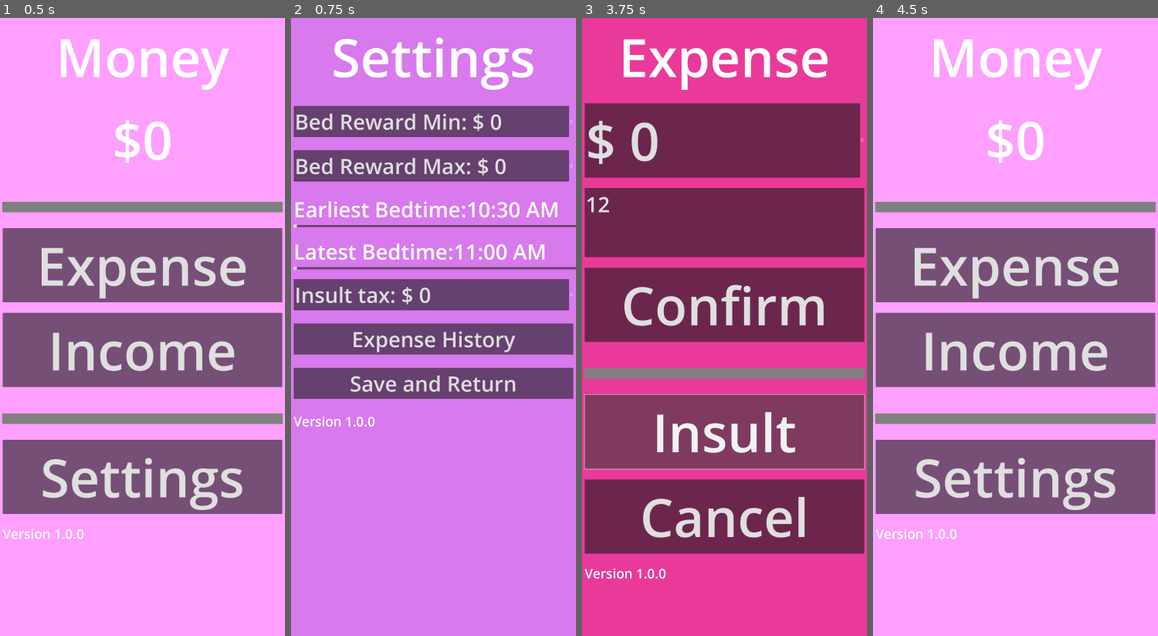
Above: before the commit, frames 1-4 (left to right).
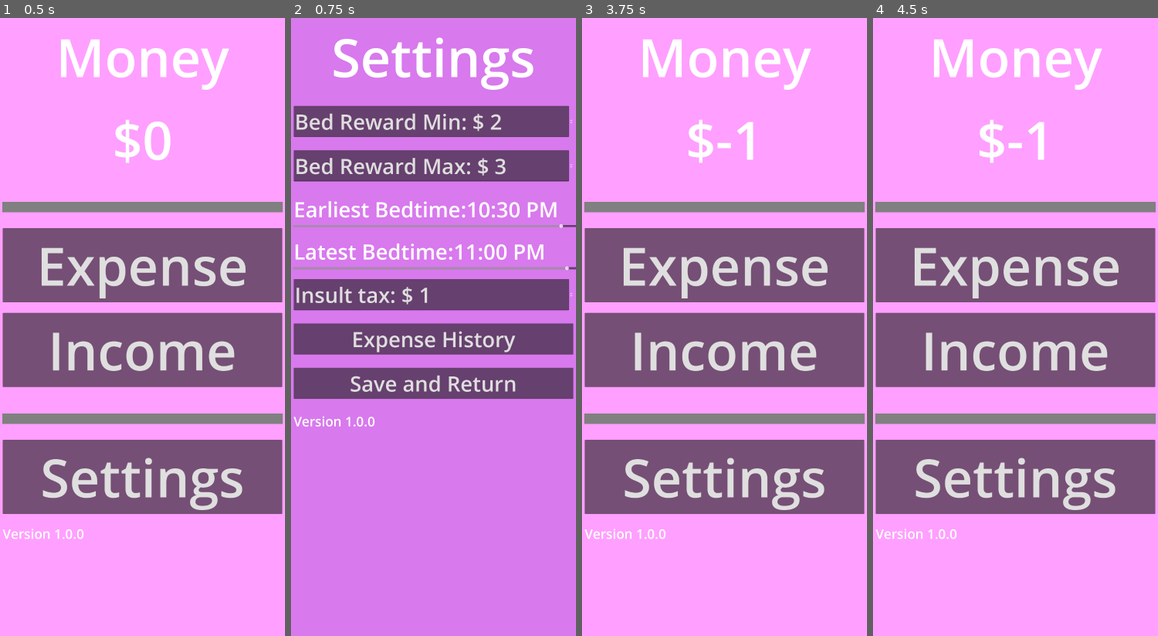
Above: after the commit, the same moments.

Repository: Charlie-Quin/Dani-s-sleep-tracker
Game: Godot game, scene res://pages/main_menu.tscn
Same seed, same stepped clock (60 frames per second), same inputs: the game is played once before the commit and once after it.
Inputs (mouse positions are in pixels of both pictures, inside the frame that each line leads up to):
- Up to frame 1 (0.5 s): no input
- Up to frame 2 (0.75 s): click "Settings" at 0.5 s
- Up to frame 3 (3.75 s): click "Save and Return" at 1.25 s; click "Expense" at 2 s; click (724, 221) at 2.77 s; type "12" at 2.85 s; click "Insult" at 3.5 s
- Up to frame 4 (4.5 s): click (1015, 302) at 4.25 s, where only the run before the commit has a clickable "Confirm"

Frame 1 is identical in both runs. In frame 2, 1.3% of the frame differs, in the area x 0-98%, y 15-47%; in frame 3, 96%, in the area x 0-100%, y 0-100%; in frame 4, 0.7%.

Commit message:
bedtime calculator

Diff:
--- a/Scripts/MoneyManager.gd
+++ b/Scripts/MoneyManager.gd
@@ -88,10 +88,10 @@
 
 		entries.append(new_object)
 
-		print("save position",save.get_position())
+		#print("save position",save.get_position())
 
 
-	print(entries.size())
+	#print(entries.size())
 	if entries.size() > 0:
 		return entries
 	else:
--- a/Scripts/expense_income_page.gd
+++ b/Scripts/expense_income_page.gd
@@ -5,8 +5,12 @@
 func _ready():
 	%title.text = "Income" if Globals.isIncome else "Expense"
 	%background.color = Color("7dd4fe") if Globals.isIncome else Color("e93a9a")
+
+
 	pass # Replace with function body.
 
+func _process(delta):
+	%insultBedtimeButton.text = "Bedtime (" + str( calculateBedtimeReward()) + ")"  if Globals.isIncome else "Insult"
 
 
 var mainMenuPath = "res://pages/main_menu.tscn"
@@ -19,3 +23,68 @@
 func _on_cancel_pressed():
 	get_tree().change_scene_to_file(mainMenuPath)
 	pass # Replace with function body.
+
+
+func _on_insult_bedtime_button_pressed():
+
+	if Globals.isIncome:
+		bedTimeButton()
+	else:
+		insultButton()
+
+	pass # Replace with function body.
+
+func insultButton():
+	MoneyManager.makeNewEntry(
+		-SettingsFile.insultTax,
+		"Insult button was pressed.")
+	get_tree().change_scene_to_file(mainMenuPath)
+	pass
+
+func bedTimeButton():
+
+
+	MoneyManager.makeNewEntry(
+		calculateBedtimeReward(),
+		"Bedtime at: " + Time.get_time_string_from_system())
+	get_tree().change_scene_to_file(mainMenuPath)
+
+	pass
+
+func calculateBedtimeReward():
+
+	var cost = 0;
+
+	var currentTimeDict = Time.get_time_dict_from_system()
+
+	var currentTime = currentTimeDict["hour"]
+	currentTime += currentTimeDict["minute"] * 0.01 * 10.0/6.0
+
+	#now we have to deal with if the current time is past midnight but the end bedtime is before midnight
+	if currentTime < SettingsFile.earliestBedTime - 12:
+		currentTime += 24
+
+	print("currenttime: ", currentTime,
+	" ",
+	SettingsFile.earliestBedTime,
+	" ",
+	SettingsFile.latestBedTime
+	)
+
+	var reward = map(
+	currentTime,
+	SettingsFile.minimumBedtimeAward, #output start
+	SettingsFile.maximumBedtimeAward,
+	SettingsFile.latestBedTime, #input start
+	SettingsFile.earliestBedTime
+	)
+
+	reward = clamp(reward,0,SettingsFile.maximumBedtimeAward)
+
+	return snapped(reward,0.01)
+
+
+
+
+func map(input,output_start,output_end,input_start,input_end):
+	return output_start + ((output_end - output_start) / (input_end - input_start)) * (input - input_start)
--- a/Scripts/history.gd
+++ b/Scripts/history.gd
@@ -12,7 +12,7 @@
 	entryList = MoneyManager.getAllEntries()
 	entryList.reverse()
 
-	print(entryList)
+	#print(entryList)
 
 	updateButtonStates()
 	updateList()
@@ -32,14 +32,14 @@
 	for i in maxItemsToDisplay:
 
 		if entryList.size() <= i + sectionOfList:
-			print("finished iterating")
+			#print("finished iterating")
 			return
 
 
 		var historyEntry = load(pathToHistoryEntry).instantiate()
 		var entry : HistoryEntry = entryList[sectionOfList + i]
 
-		historyEntry.text = "Change: " + str(entry.change) + " Balance: " + str(entry.balance) + "\nDate: " + str(entry.dateTime) + "\nReason: " + str(entry.reason)
+		historyEntry.text = "Change: " + str(snapped(entry.change,0.01)) + " Balance: " + str(snapped(entry.balance,0.01)) + "\nDate: " + str(entry.dateTime) + "\nReason: " + str(entry.reason)
 
 		%ListContainer.add_child(historyEntry)
 
@@ -51,8 +51,8 @@
 	%prevButton.disabled = true if sectionOfList <= 0 else false
 	%nextButton.disabled = true if  entryList.size() <= sectionOfList + maxItemsToDisplay else false
 
-	var currentPage = floor(sectionOfList/entryList.size()) + 1
-	var totalPages = max(1, ceil(entryList.size()/maxItemsToDisplay))
+	var currentPage = floor(sectionOfList/maxItemsToDisplay) + 1
+	var totalPages = ceil(entryList.size()/maxItemsToDisplay) + 1
 
 	%pageLabel.text = "Page: " + str(currentPage) + "/" +  str(totalPages) + " (" + str(entryList.size()) + ")"
 
--- a/Scripts/main_menu.gd
+++ b/Scripts/main_menu.gd
@@ -3,7 +3,7 @@
 
 # Called when the node enters the scene tree for the first time.
 func _ready():
-	%expense.text = "$" + str(MoneyManager.getCurrentBalance())
+	%expense.text = "$" + str(snapped(MoneyManager.getCurrentBalance(),0.01))
 	pass # Replace with function body.
 
 
--- a/Scripts/settings.gd
+++ b/Scripts/settings.gd
@@ -3,6 +3,15 @@
 
 # Called when the node enters the scene tree for the first time.
 func _ready():
+	%BedtimeRewardMin.value = SettingsFile.minimumBedtimeAward
+	%BedtimeRewardMax.value = SettingsFile.maximumBedtimeAward
+
+	%earliestbedtimeHSlider.value = SettingsFile.earliestBedTime
+
+	%latestbedtimeHSlider.value = SettingsFile.latestBedTime
+
+	%insultTax.value = SettingsFile.insultTax
+
 	pass # Replace with function body.
 
 
@@ -18,22 +27,24 @@
 	pass # Replace with function body.
 
 
-func _on_bedtime_reward_min_value_changed(value):
-	SettingsFile.maximumBedtimeAward = value
-	SettingsFile.save()
-	pass # Replace with function body.
 
+#Sliders
 
 func _on_earliestbedtime_h_slider_value_changed(value):
 	SettingsFile.earliestBedTime = value
 	SettingsFile.save()
+
+	%EarliestBedtime.text = "Earliest Bedtime: " + militaryTimeToNormalTime(value)
 	pass # Replace with function body.
 
 
 func _on_latestbedtime_h_slider_value_changed(value):
 	SettingsFile.latestBedTime = value
 	SettingsFile.save()
+
+	%LastestBedtime.text = "Latest Bedtime: " + militaryTimeToNormalTime(value)
 	pass # Replace with function body.
+
 
 
 func _on_insult_tax_value_changed(value):
@@ -41,8 +52,46 @@
 	SettingsFile.save()
 	pass # Replace with function body.
 
+#reward min and max
 
 func _on_bedtime_reward_max_value_changed(value):
 	SettingsFile.maximumBedtimeAward = value
 	SettingsFile.save()
 	pass # Replace with function body.
+
+func _on_bedtime_reward_min_value_changed(value):
+	SettingsFile.minimumBedtimeAward = value
+	SettingsFile.save()
+	pass # Replace with function body.
+
+"""
+takes a military time number (with minutes out of 100)
+into normal people time
+"""
+func militaryTimeToNormalTime(militaryTime : float):
+
+	var suffix = ""
+	if militaryTime < 12:
+		suffix = " AM"
+	else:
+		suffix = " PM"
+		militaryTime -= 12
+
+	#get the last two digits
+	var minutesNum = fmod(militaryTime * 100 , 100)
+	#convert it from out of 100 to out of 60
+	minutesNum = round(minutesNum  * 0.6)
+	#make it a string
+	var minutes = str(minutesNum) if minutesNum >= 10 else "0" + str(minutesNum)
+
+	#get the hours
+	var hoursNum = floor(militaryTime)
+	#if it's 0 make it 12
+	if hoursNum == 0:
+		hoursNum = 12
+
+	var hours = str(hoursNum) + ":"
+
+	return hours + minutes + suffix
+
+	pass
--- a/pages/expense_income_page.tscn
+++ b/pages/expense_income_page.tscn
@@ -49,7 +49,10 @@
 [node name="amountbox" type="SpinBox" parent="MarginContainer/VBoxContainer"]
 unique_name_in_owner = true
 layout_mode = 2
+max_value = 10000.0
+step = 0.01
 prefix = "$"
+select_all_on_focus = true
 
 [node name="reasonbox" type="TextEdit" parent="MarginContainer/VBoxContainer"]
 unique_name_in_owner = true
@@ -68,6 +71,7 @@
 size_flags_vertical = 4
 
 [node name="insultBedtimeButton" type="Button" parent="MarginContainer/VBoxContainer"]
+unique_name_in_owner = true
 layout_mode = 2
 text = "Insult"
 
@@ -83,4 +87,5 @@
 text = "Version 1.0.0"
 
 [connection signal="pressed" from="MarginContainer/VBoxContainer/Confirm" to="." method="_on_confirm_pressed"]
+[connection signal="pressed" from="MarginContainer/VBoxContainer/insultBedtimeButton" to="." method="_on_insult_bedtime_button_pressed"]
 [connection signal="pressed" from="MarginContainer/VBoxContainer/Cancel" to="." method="_on_cancel_pressed"]
--- a/pages/main_menu.tscn
+++ b/pages/main_menu.tscn
@@ -88,7 +88,7 @@
 offset_bottom = 3080.0
 text = "Todo:
 
-make and save settings
+
 bedtime and insult buttons
 general cleanup
 
--- a/pages/settings.tscn
+++ b/pages/settings.tscn
@@ -58,7 +58,7 @@
 [node name="EarliestBedtime" type="Label" parent="MarginContainer/VBoxContainer"]
 unique_name_in_owner = true
 layout_mode = 2
-text = "Earliest Bedtime:10:30 AM"
+text = "Earliest Bedtime:10:30 PM"
 
 [node name="earliestbedtimeHSlider" type="HSlider" parent="MarginContainer/VBoxContainer/EarliestBedtime"]
 unique_name_in_owner = true
@@ -67,11 +67,14 @@
 offset_top = 111.0
 offset_right = 1078.0
 offset_bottom = 127.0
+max_value = 23.75
+step = 0.25
+value = 22.5
 
 [node name="LastestBedtime" type="Label" parent="MarginContainer/VBoxContainer"]
 unique_name_in_owner = true
 layout_mode = 2
-text = "Latest Bedtime:11:00 AM"
+text = "Latest Bedtime:11:00 PM"
 
 [node name="latestbedtimeHSlider" type="HSlider" parent="MarginContainer/VBoxContainer/LastestBedtime"]
 unique_name_in_owner = true
@@ -80,6 +83,9 @@
 offset_top = 111.0
 offset_right = 1078.0
 offset_bottom = 127.0
+max_value = 23.75
+step = 0.25
+value = 23.0
 
 [node name="insultTax" type="SpinBox" parent="MarginContainer/VBoxContainer"]
 unique_name_in_owner = true
--- a/project.godot
+++ b/project.godot
@@ -13,7 +13,7 @@
 config/name="Dani's sleep tracker"
 run/main_scene="res://pages/main_menu.tscn"
 config/features=PackedStringArray("4.2", "Forward Plus")
-config/icon="res://icon.svg"
+config/icon="res://money symbol.png"
 
 [autoload]
 
Not shown, changed: export_presets.cfg
Binary file added: money symbol.png
Not shown, added: money symbol.png.import
